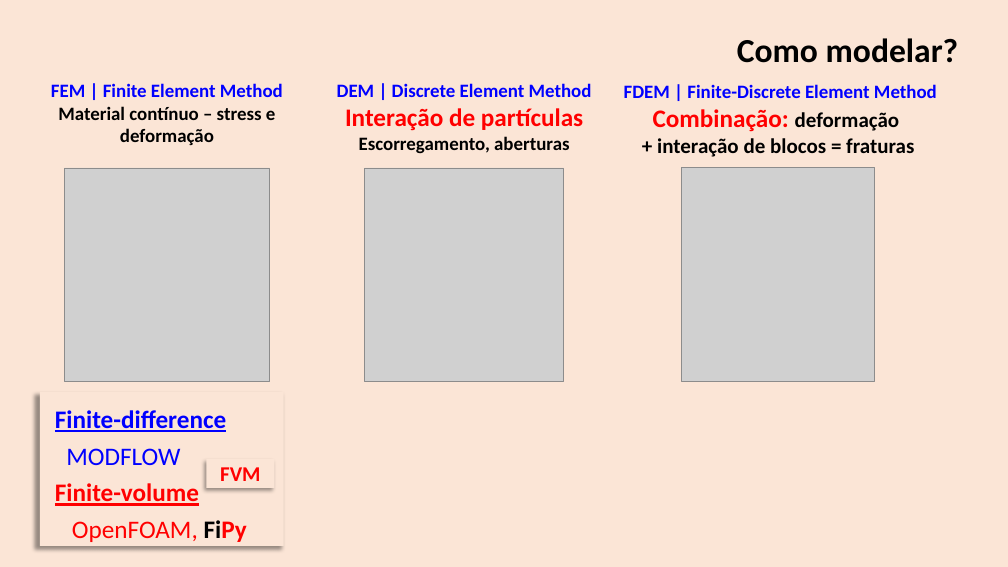
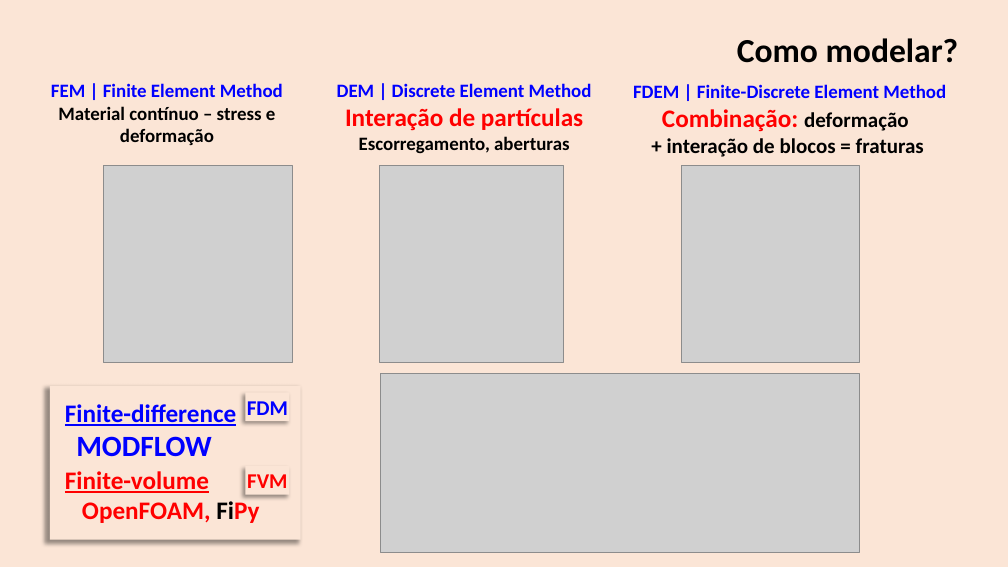
Before and after one commit to grossiRM/AM_FEG, a slide deck: slide 13 of Plano_V02_iii_AM_FEG/d_Topicos Especiais - Introducao a Manufatura Aditiva para Metais.pptx. Drawn at 1008x567 pixels with LibreOffice and Linux fonts; fonts in the diff are those of the drawing; grey boxes stand for pictures. Boxes give left, top, right and bottom in pixels: in the first picture for what was removed or moved away, otherwise in the second. Text is boxed around its words. In the diff, an @@ line names an element or a change of style, - is before the commit and + after.

```diff
--- a/Plano_V02_iii_AM_FEG/d_Topicos Especiais - Introducao a Manufatura Aditiva para Metais.pptx
+++ b/Plano_V02_iii_AM_FEG/d_Topicos Especiais - Introducao a Manufatura Aditiva para Metais.pptx
@@ text "FDEM | Finite-Discrete Element Method ...": place and size @@
-text "FDEM | Finite-Discrete Element Method ..." at (624,84,937,157)
+text "FDEM | Finite-Discrete Element Method ..." at (633,84,946,157)
@@ picture: place and size @@
-picture at (64,168,269,382)
+picture at (103,166,292,363)
@@ picture: place and size @@
-picture at (364,168,564,382)
+picture at (380,166,563,363)
@@ picture: place and size @@
-picture at (682,167,875,381)
+picture at (681,166,859,363)
@@ rectangle "Finite-difference": place and size @@
-rectangle "Finite-difference" at (40,392,284,546)
+rectangle "Finite-difference" at (50,386,301,540)
@@ rectangle "Finite-difference" at (50,386,301,540): size 24 to 28 pt in "MODFLOW"; bold on in "MODFLOW", "OpenFOAM,"; less space between paragraphs @@
@@ picture added at (380,374,859,552) @@
@@ rectangle added at (246,392,290,421), fill #FBE5D6, 20 pt, text #0000FF, bold @@
+FDM
@@ rectangle "FVM": place and size @@
-rectangle "FVM" at (206,459,274,488)
+rectangle "FVM" at (246,466,290,495)
```
Also in this commit, not shown: 10 other slides changed, 1 other file.
